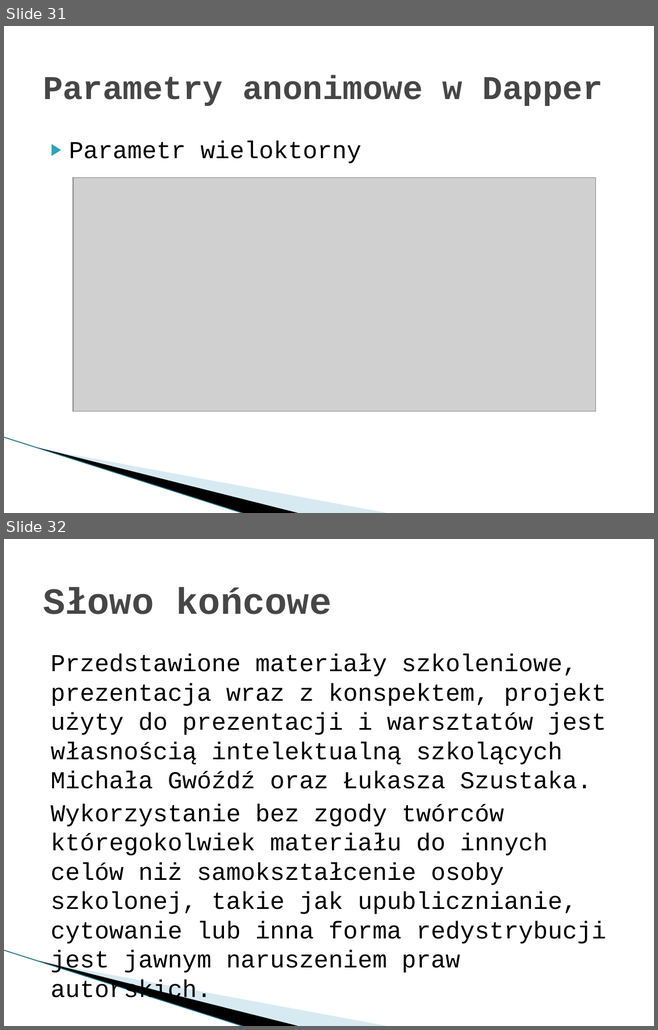
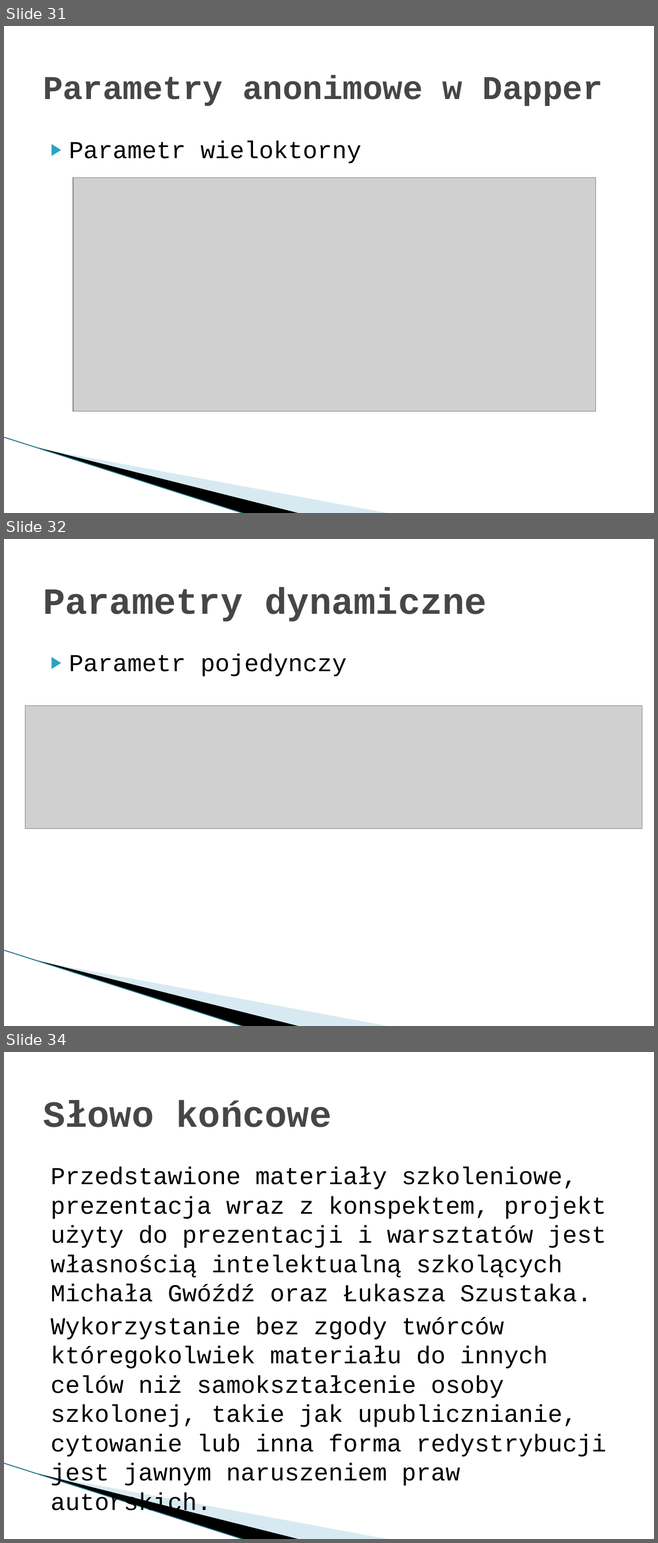
Before and after one commit to mietghar/Dapper_Workshop, a slide deck: Files/Szkolenie warsztatowe Dapper.pptx. Shown one above the other, each under a label of ours: slides 31 and 32 before the commit, slides 31, 32 and 34 after it; the slides between them are not shown. The pictures are 658x1030 and 658x1543 pixels, drawn with LibreOffice and Linux fonts; fonts in the diff are those of the drawing; grey boxes stand for pictures; background and template pictures are left out. Boxes give left, top, right and bottom in pixels: in the first picture for what was removed or moved away, otherwise in the second. Text is boxed around its words. In the diff, an @@ line names an element or a change of style, - is before the commit and + after.

Commit message:
presentation - added dynamic parameters

```diff
--- a/Files/Szkolenie warsztatowe Dapper.pptx
+++ b/Files/Szkolenie warsztatowe Dapper.pptx
@@ slide 32 added at [4,539,654,1026], background #FFFFFF; not listed: 3 template elements that a slide beside it also shows @@
@@ title added at [43,587,487,621], 41 pt, text #464646, bold @@
+Parametry dynamiczne
@@ text added at [69,654,347,676], 27 pt, text #000000 @@
+▶ Parametr pojedynczy
@@ picture added at [25,706,642,829] @@
@@ what was slide 32 is now slide 34 @@
```
Also in this commit, not shown: 1 other slide added.
